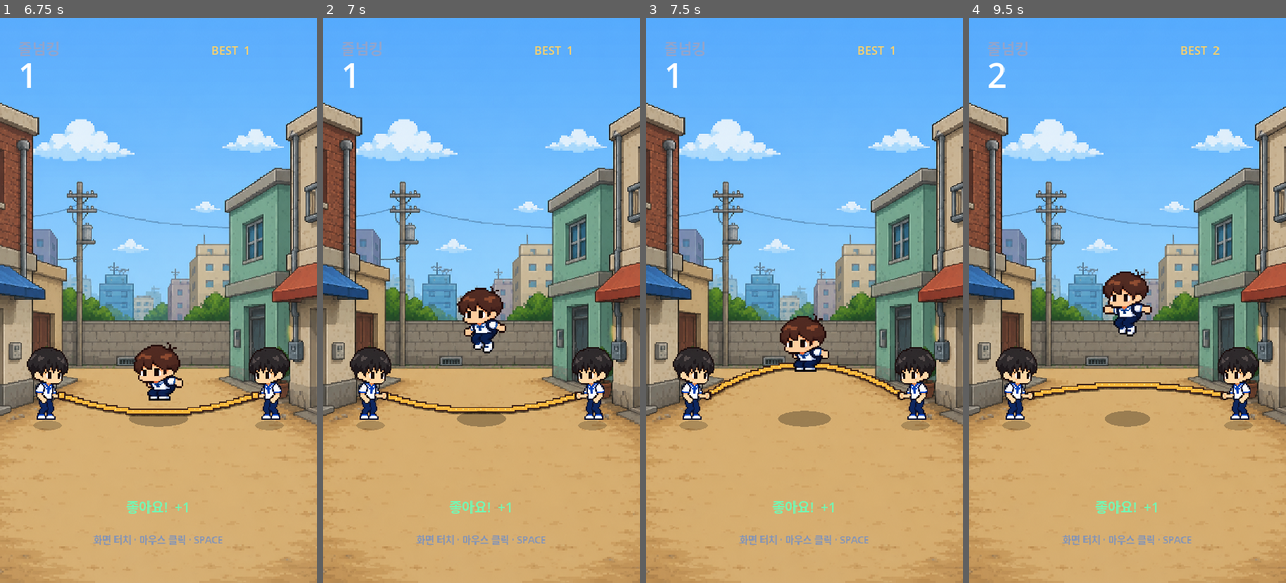
Above: before the commit, frames 1-4 (left to right).
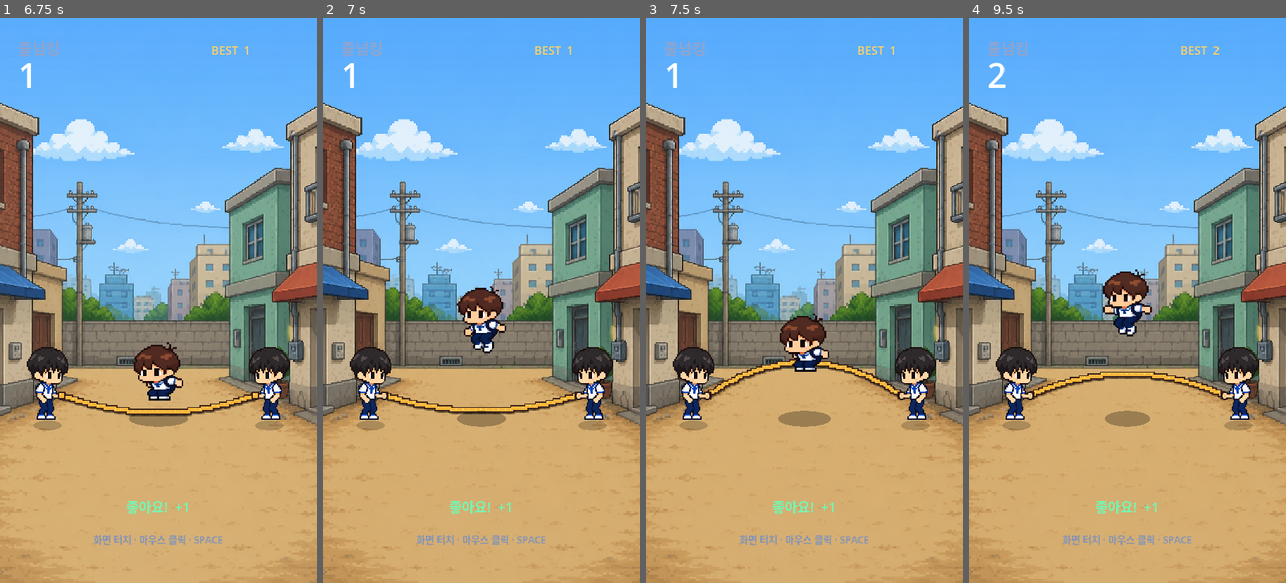
Above: after the commit, the same moments.

Repository: eunchan4490-star/Rope-King
Game: Godot game, scene res://main.tscn
The game is run twice, just before and just after one commit, with the same random seed, the same clock (stepped at 60 frames per second) and the same inputs.
Inputs (mouse positions are in pixels of both pictures, inside the frame that each line leads up to):
- Up to frame 1 (6.75 s): move the mouse to (228, 272) at 0.52 s; click (228, 272) at 0.67 s; tap Space (jump) at 0.77, 1.52, 3.02, 3.77, 4.52, 6.02 s; move the mouse to (95, 328) at 1.27 s; click (95, 328) at 1.42 s; move the mouse to (190, 176) at 2.02 s; click (190, 176) at 2.17 s; move the mouse to (142, 413) at 2.77 s; click (142, 413) at 2.92 s; move the mouse to (253, 385) at 3.52 s; click (253, 385) at 3.67 s; move the mouse to (63, 215) at 4.27 s; click (63, 215) at 4.42 s; move the mouse to (174, 300) at 5.02 s; click (174, 300) at 5.17 s; move the mouse to (110, 159) at 5.77 s; click (110, 159) at 5.92 s; move the mouse to (228, 272) at 6.52 s; click (228, 272) at 6.67 s
- Up to frame 2 (7 s): tap Space (jump) at 6.77 s
- Up to frame 3 (7.5 s): move the mouse to (741, 328) at 7.27 s; click (741, 328) at 7.42 s
- Up to frame 4 (9.5 s): tap Space (jump) at 7.52, 9.02 s; move the mouse to (1159, 176) at 8.02 s; click (1159, 176) at 8.17 s; move the mouse to (1111, 413) at 8.77 s; click (1111, 413) at 8.92 s

Frame 1 is identical in both runs. In frame 2, less than 0.1% of the frame differs, in the area x 31-70%, y 67-71%; in frame 3, 0.6%; in frame 4, 1.5%, in the area x 19-81%, y 62-68%.

Commit message:
Tune student speed curve and lock athlete baseline

Diff:
--- a/resources/balance/default_balance.tres
+++ b/resources/balance/default_balance.tres
@@ -5,7 +5,7 @@
 [resource]
 script = ExtResource("1_balance")
 base_rope_speed = 2.85
-speed_gain_per_score = 0.11
+speed_gain_per_score = 0.15
 jump_cue_seconds = 0.34
 required_jump_height = 36.0
 challenge_start_score = 10
--- a/scripts/game_balance.gd
+++ b/scripts/game_balance.gd
@@ -3,7 +3,7 @@
 
 @export_group("Core Timing")
 @export var base_rope_speed := 2.85
-@export var speed_gain_per_score := 0.11
+@export var speed_gain_per_score := 0.15
 @export var jump_cue_seconds := 0.34
 @export var required_jump_height := 36.0
 @export var challenge_start_score := 10
--- a/scripts/main.gd
+++ b/scripts/main.gd
@@ -383,7 +383,7 @@
 		if score > best_score:
 			best_score = score
 			new_best_this_run = true
-		rope_speed = balance.speed_for_score(score)
+		rope_speed = _base_speed_for_score(score)
 		total_success += 1
 		var previous_team := turner_team
 		var team_changed := _update_turner_team_and_pattern()
@@ -696,6 +696,14 @@
 		3: # Wave: repeatedly changes tempo during one turn.
 			speed_multiplier = balance.wave_min_multiplier + balance.wave_range * (0.5 + 0.5 * sin(rope_angle * 3.0))
 	return rope_speed * speed_multiplier
+
+
+func _base_speed_for_score(current_score: int) -> float:
+	# The athlete's difficulty comes from its burst pattern, not a constantly
+	# rising baseline. Hold the score-10 baseline until the sleepy team enters.
+	if current_score >= TURNER_CHANGE_INTERVAL and current_score < SLEEPY_START_SCORE:
+		return balance.speed_for_score(TURNER_CHANGE_INTERVAL)
+	return balance.speed_for_score(current_score)
 
 
 func _reset_turner_run() -> void:
--- a/tests/rope_logic_test.gd
+++ b/tests/rope_logic_test.gd
@@ -11,6 +11,7 @@
 	var game := MAIN_SCENE.instantiate()
 	root.add_child(game)
 	_test_speed_curve(game)
+	_test_athlete_base_speed_stays_fixed(game)
 	_test_high_speed_crossings(game)
 	_test_red_cue_matches_timing(game)
 	_test_athlete_turner_pattern(game)
@@ -36,6 +37,15 @@
 		game.score = score
 		game.rope_speed = expected
 		_expect(is_equal_approx(game.rope_speed, expected), "speed curve failed at score %d" % score)
+
+
+func _test_athlete_base_speed_stays_fixed(game: Node) -> void:
+	var athlete_base: float = BALANCE.speed_for_score(10)
+	_expect(is_equal_approx(BALANCE.speed_gain_per_score, 0.15), "student speed gain was not raised to 0.15 per score")
+	for score in [10, 11, 20, 29]:
+		_expect(is_equal_approx(game._base_speed_for_score(score), athlete_base), "athlete base speed increased at score %d" % score)
+	_expect(is_equal_approx(game._base_speed_for_score(9), BALANCE.speed_for_score(9)), "student speed curve changed before athlete entry")
+	_expect(is_equal_approx(game._base_speed_for_score(30), BALANCE.speed_for_score(30)), "sleepy student speed curve did not resume at score 30")
 
 
 func _test_high_speed_crossings(game: Node) -> void:
